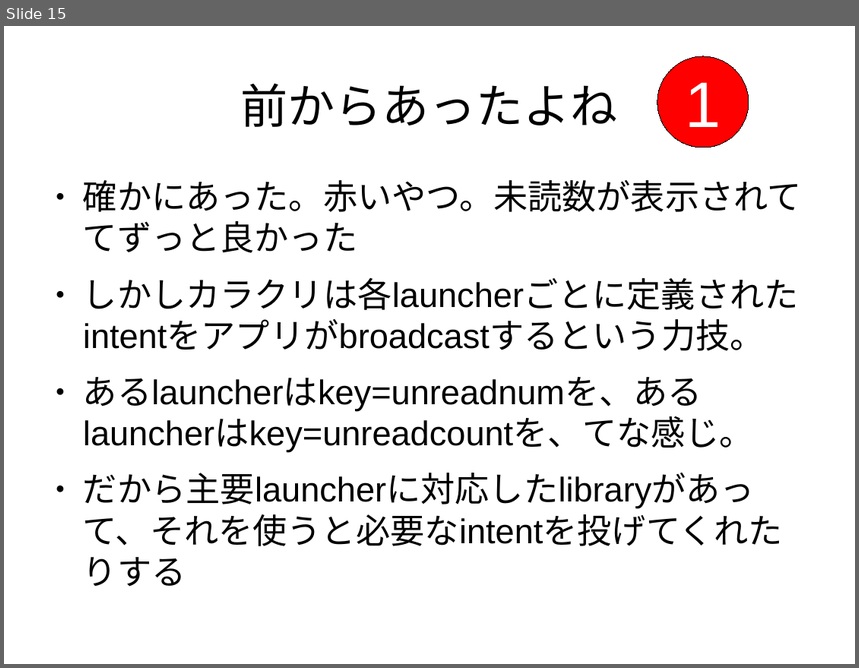
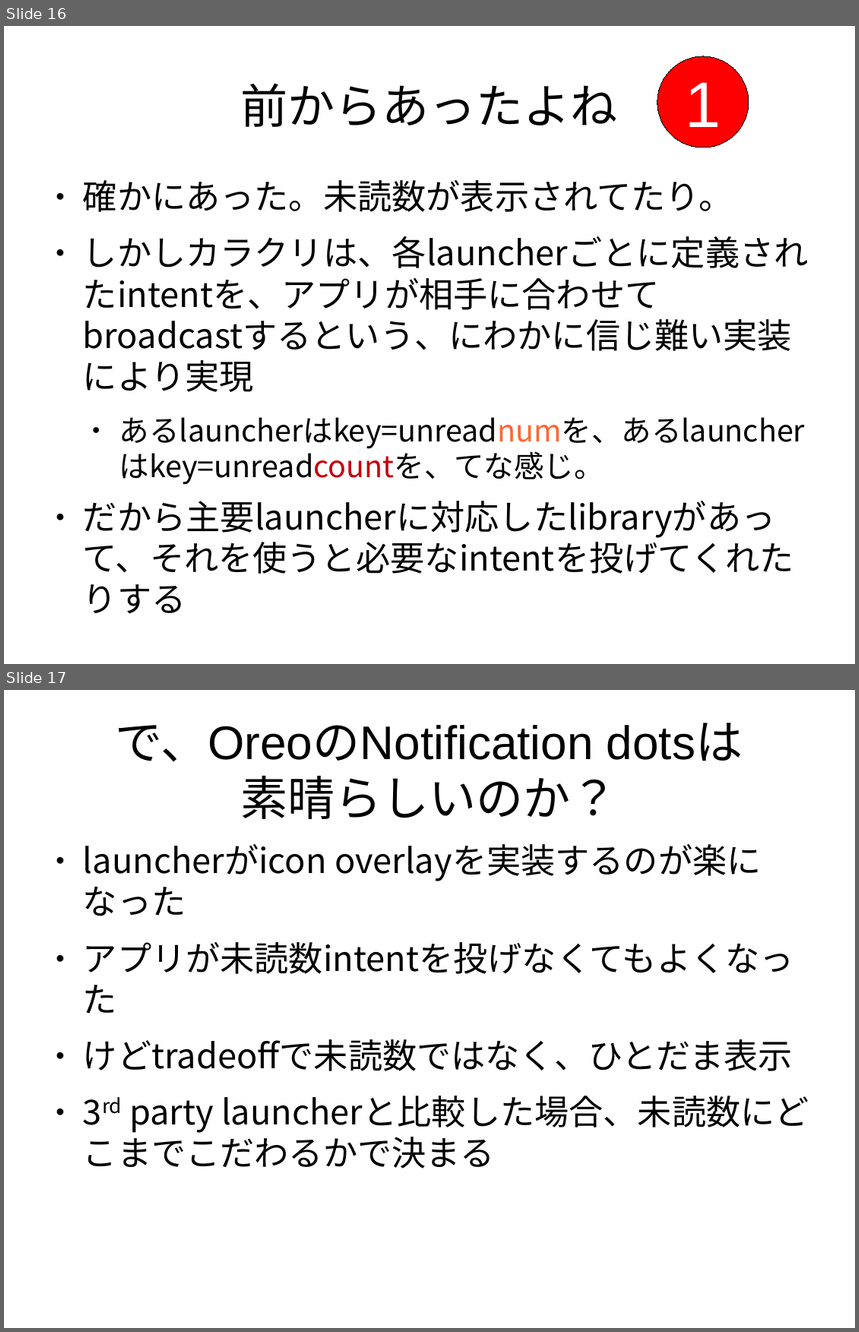
Before and after one commit to tmhouse/TestNotificationChannelSample, a slide deck: NotificationChannelについて.odp. Shown one above the other, each under a label of ours: slide 15 before the commit, slides 16 and 17 after it. The pictures are 859x668 and 859x1332 pixels, drawn with LibreOffice and Linux fonts; fonts in the diff are those of the drawing. Boxes give left, top, right and bottom in pixels: in the first picture for what was removed or moved away, otherwise in the second. Text is boxed around its words. In the diff, an @@ line names an element or a change of style, - is before the commit and + after.

```diff
--- a/NotificationChannelについて.odp
+++ b/NotificationChannelについて.odp
@@ slide 17 added at [4, 690, 855, 1328], background #FFFFFF @@
@@ title added at [116, 723, 743, 819], 44 pt, text #000000 @@
+で、OreoのNotification dotsは
+素晴らしいのか？
@@ text added at [83, 844, 810, 1169], 32 pt, text #000000 @@
+● launcherがicon overlayを実装するのが楽になった
+● アプリが未読数intentを投げなくてもよくなった
+● けどtradeoffで未読数ではなく、ひとだま表示
+● 3rd party launcherと比較した場合、未読数にどこまでこだわるかで決まる
@@ what was slide 15 is now slide 16 @@
@@ slide 16 changed as well @@
@@ text at [83, 180, 809, 392]: text changed; font Arial to Noto Sans CJK JP @@
-● 確かにあった。赤いやつ。未読数が表示されててずっと良かった
-● しかしカラクリは各launcherごとに定義されたintentをアプリがbroadcastするという力技。
+● 確かにあった。未読数が表示されてたり。
+● しかしカラクリは、各launcherごとに定義されたintentを、アプリが相手に合わせてbroadcastするという、にわかに信じ難い実装により実現
@@ text at [83, 417, 805, 574]: size 32 to 28 pt, text colour #000000 to #FF6633, text colour #000000 to #C5000B in "あるlauncherはkey=unreadnumを、あるlauncherはkey=unreadcountを、てな感じ。"; font Arial to Noto Sans CJK JP in "あるlauncherはkey=unreadnumを、あるlauncherはkey=unreadcountを、てな感じ。", "だから主要launcherに対応したlibraryがあって、それを使うと必要なintentを投げてくれたりする"; list level 1 to 2 in "あるlauncherはkey=unreadnumを、あるlauncherはkey=unreadcountを、てな感じ。" @@
```
Also in this commit, not shown: 14 other slides changed, 4 other slides added, 2 slides removed.
